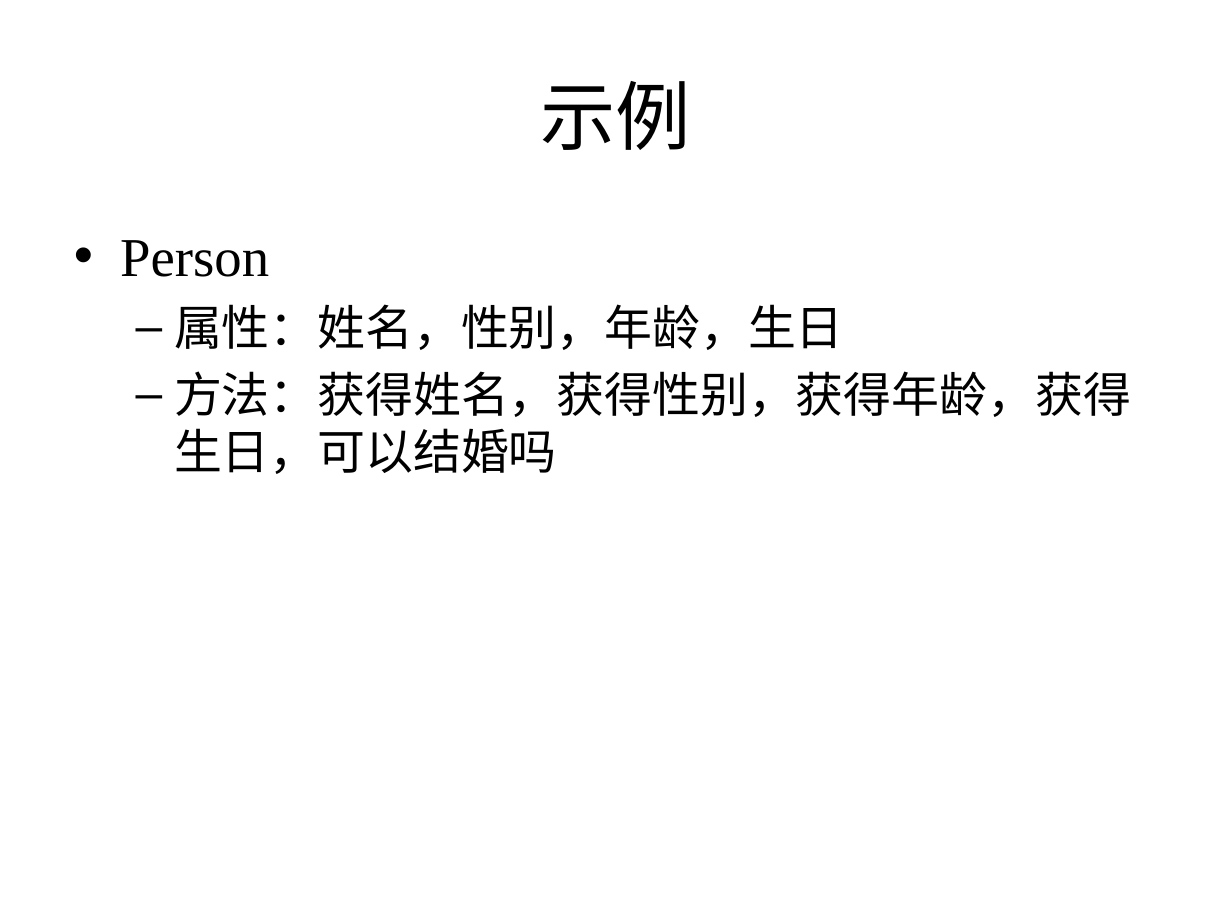
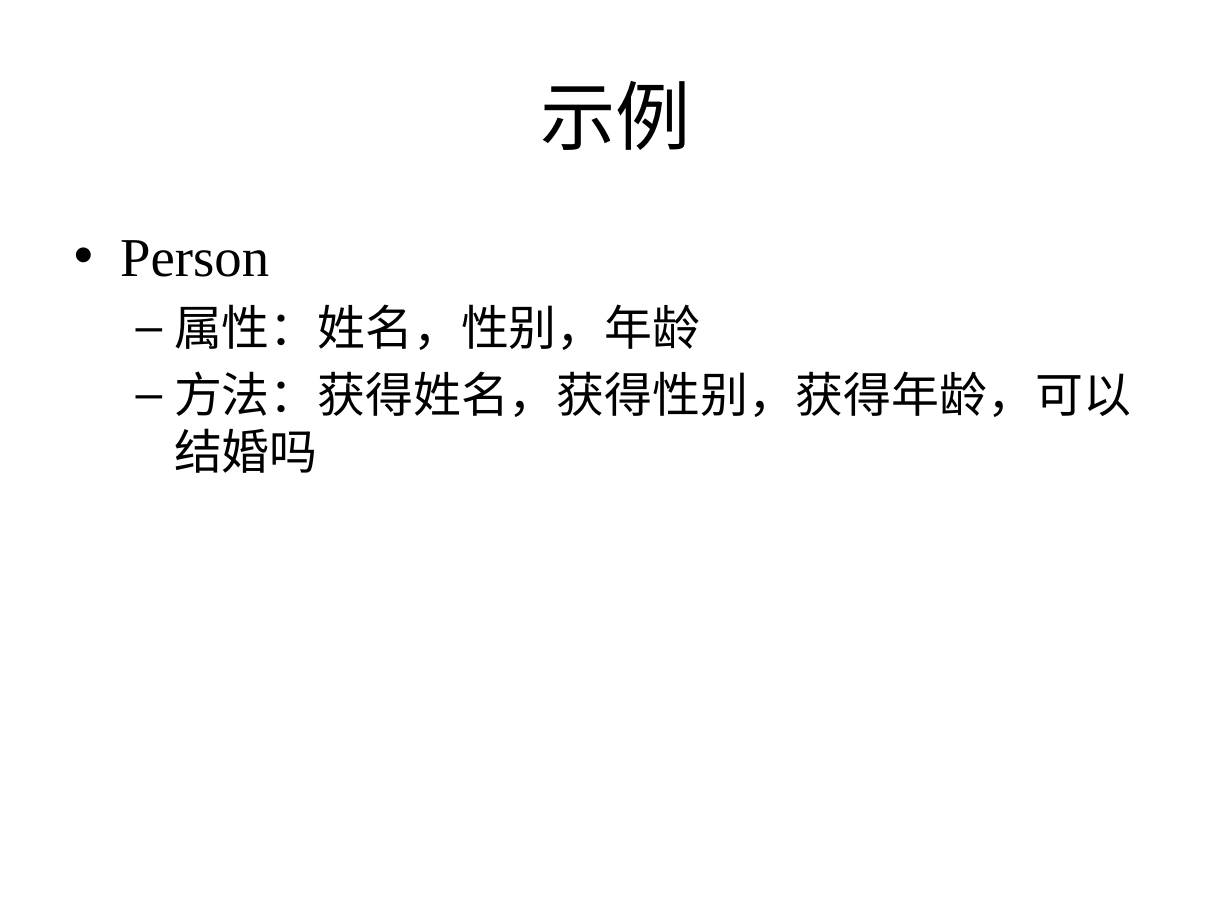
Before and after one commit to zhutao2015/JavaCourse, a slide deck: slide 4 of lesson3/class1.pptx. Drawn at 1232x924 pixels with LibreOffice and Linux fonts; fonts in the diff are those of the drawing. Boxes give left, top, right and bottom in pixels: in the first picture for what was removed or moved away, otherwise in the second. Text is boxed around its words. In the diff, an @@ line names an element or a change of style, - is before the commit and + after.

Commit message:
update the ppt

```diff
--- a/lesson3/class1.pptx
+++ b/lesson3/class1.pptx
@@ text at [174, 304, 1131, 473]: text changed @@
-  – 属性：姓名，性别，年龄，生日
-  – 方法：获得姓名，获得性别，获得年龄，获得生日，可以结婚吗
+  – 属性：姓名，性别，年龄
+  – 方法：获得姓名，获得性别，获得年龄，可以结婚吗
```
Also in this commit, not shown: 1 other slide changed.
